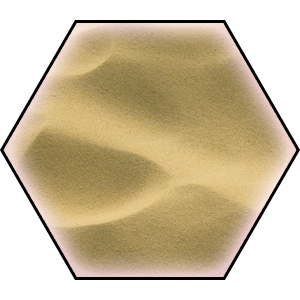
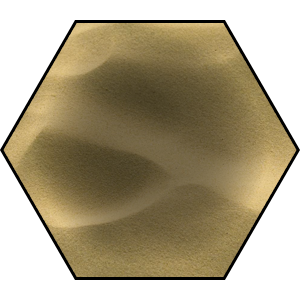
Layers edited between the first and the second 300 x 300 image:
added layer "Layer 1 copy" (66%) above "Shape 1 copy" over [3, 23, 297, 277]
added layer "Shape 1 copy" above "Layer 1" over [3, 23, 297, 277]
hid "Shape 1" over [3, 23, 297, 277]
